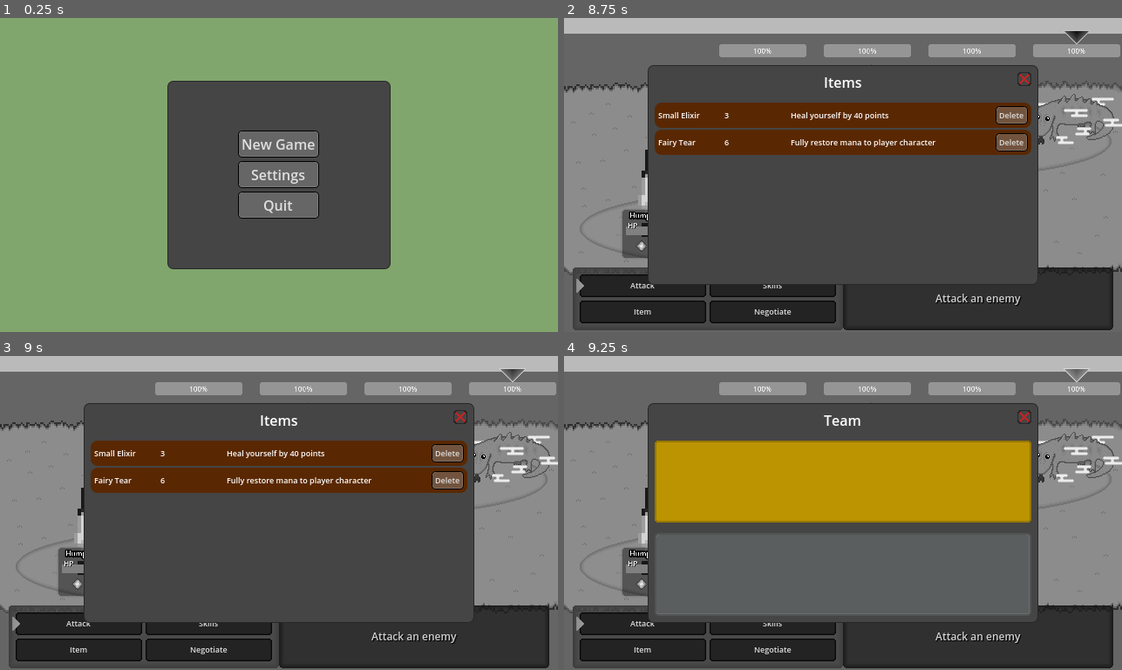
Above: before the commit, frames 1-4 (two rows, left to right).
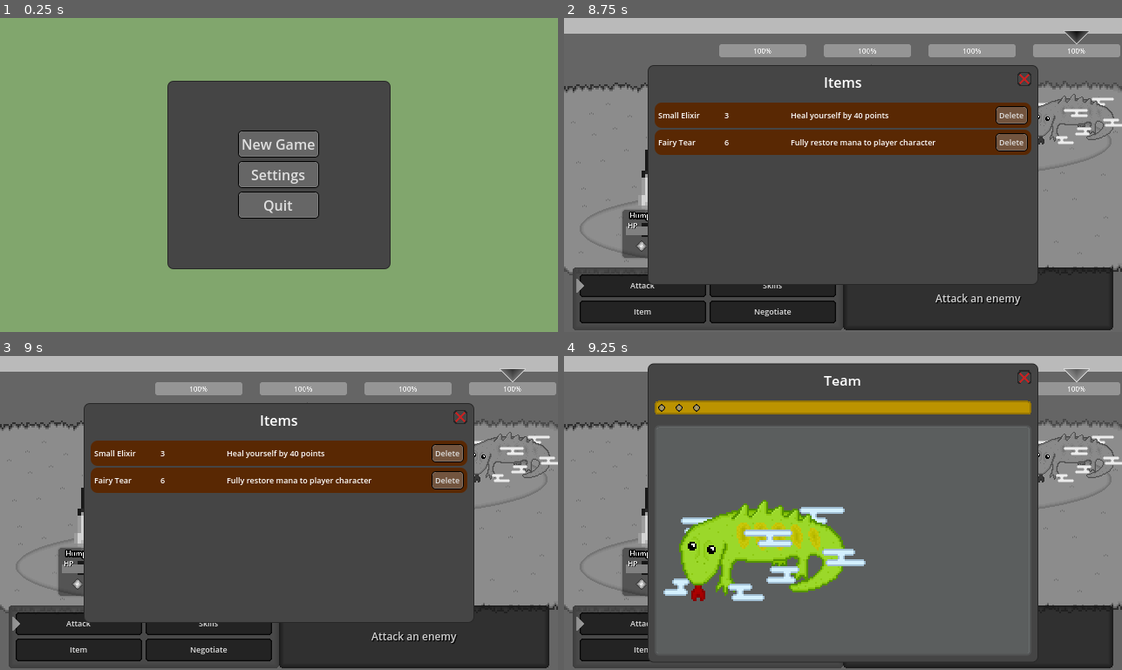
Above: after the commit, the same moments.

Repository: Willi-bot/GameProject
Game: Godot game, scene res://RootScene.tscn
The game is run twice, just before and just after one commit, with the same random seed, the same clock (stepped at 60 frames per second) and the same inputs.
Inputs (mouse positions are in pixels of both pictures, inside the frame that each line leads up to):
- Up to frame 1 (0.25 s): no input
- Up to frame 2 (8.75 s): click "New Game" at 0.5 s; click "Items" at 1.25 s; click "Team" at 2 s; click "Settings" at 2.75 s; tap Enter (Confirm) at 3.5 s; drag from (787, 187) to (971, 187) at 3.52 s; click (1077, 115) at 4.27 s; click "Attack" at 5 s; click "Skills" at 5.75 s; click "Item" at 6.5 s; click "Negotiate" at 7.25 s; drag from (731, 190) to (815, 237) at 8.02 s
- Up to frame 3 (9 s): move the mouse to (334, 443) at 8.77 s; hold D (Right) from 8.78 s (still down); hold Enter (Confirm) from 8.78 s (still down); click (334, 443) at 8.92 s
- Up to frame 4 (9.25 s): keep holding D (Right); keep holding Enter (Confirm); tap T (Team) at 9.05 s

Frames 1-3 are identical in both runs. In frame 4, 48% of the frame differs, in the area x 15-85%, y 2-98%.
Error before the commit: Invalid access to property or key 'front_texture' on a base object of type 'Resource (PlayerEntity)'. (res://scenes/overworld/team/team_menu.gd:21)

Commit message:
adjust structure of managers

Diff:
--- a/gameproject/Global.gd
+++ b/gameproject/Global.gd
@@ -21,7 +21,6 @@
 const SETTINGS_SCENE := preload("res://scenes/settings/settings.tscn")
 const MAIN_MENU_SCENE := preload("res://scenes/main_menu/main_menu.tscn")
 const OVERWORLD_SCENE := preload("res://scenes/overworld/overworld.tscn")
-
 
 # MISC
 @export var run_in_progress: bool = false
@@ -39,6 +38,10 @@
 var team_data: Array = []
 @export var team: Array[PlayerEntity]
 
+# PLAYER BENCH
+var bench_data: Array = []
+@export var bench: Array[PlayerEntity]
+
 # INVENTORY
 var inventory_data: Array
 @export var inventory: Array[Item]
@@ -49,6 +52,7 @@
 
 
 @export var bm: BattleManager = null
+@export var tm: TeamManager = preload("res://managers/team_manager.gd").new()
 
 
 func _process(delta: float) -> void:
@@ -90,7 +94,11 @@
 
 func start_new_run() -> void:
 	player_data = load_json("res://default_values/player.json")
-	team_data = load_json("res://default_values/team.json")
+
+	var team_json = load_json("res://default_values/team.json")
+	team_data = team_json["active"]
+	bench_data = team_json["bench"]
+
 	inventory_data = load_json("res://default_values/inventory.json")
 
 	instantiate_game()
@@ -102,6 +110,8 @@
 	overworld.generate_new_map()
 	overworld.show_map()
 
+	overworld_data = overworld.serialize()
+
 	get_tree().paused = false
 	run_in_progress = true
 
@@ -118,9 +128,13 @@
 
 
 func save_state() -> void:
-	var team_data = []
-	for team_member in team:
-		team_data.append(team_member.serialize())
+	var ally_data = {"active": [], "bench": []}
+	for t in team:
+		ally_data["active"].append(t.serialize())
+
+	for b in bench:
+		ally_data["bench"].append(b.serialize())
+
 
 	var items_data = []
 	for item in inventory:
@@ -128,7 +142,7 @@
 
 	var data = {
 		"player": player.serialize(),
-		"team": team_data,
+		"team": ally_data,
 		"inventory": items_data,
 		"overworld": overworld.serialize(),
 		"floors_climbed": floors_climbed,
@@ -153,7 +167,14 @@
 		return false
 
 	player_data = data["player"]
-	team_data = data["team"]
+
+	var entity_data = data["team"]
+	if !entity_data.has("active") or !entity_data.has("bench"):
+		print("Missing team data")
+		return false
+
+	team_data = data["team"]["active"]
+	bench_data = data["team"]["bench"]
 
 	elapsed_time = data["elapsed_time"]
 	gold = data["gold"]
@@ -196,11 +217,18 @@
 	player.deserialize(player_data)
 
 	team = []
+	bench = []
 
 	for member_data in team_data:
 		var member = PLAYER_ENTITY.new()
 		member.deserialize(member_data)
 		team.append(member)
+
+	for member_data in bench_data:
+		var member = PLAYER_ENTITY.new()
+		member.deserialize(member_data)
+		bench.append(member)
+
 
 
 func instantiate_inventory():
@@ -224,7 +252,6 @@
 
 	add_child(overworld)
 	overworld.hide_map()
-
 
 func _update_item_count(item) -> void:
 	item.count -= 1
--- a/gameproject/default_values/team.json
+++ b/gameproject/default_values/team.json
@@ -1,34 +1,60 @@
-[
-	{
-			"name": "Hazard",
-			"level": 1,
-			"current_exp": 0,
-			"max_hp": 20,
-			"current_hp": 20,
-			"max_mp": 5,
-			"current_mp": 5,
-			"mp_regen_rate": 1,
-			"strength": 1,
-			"intelligence": 2,
-			"agility": 3,
-			"luck": 1,
-			"skills": ["Sweep"],
-			"type": 1
-		},
-		{
-			"name": "Meanion",
-			"level": 1,
-			"current_exp": 0,
-			"max_hp": 20,
-			"current_hp": 20,
-			"max_mp": 5,
-			"current_mp": 5,
-			"mp_regen_rate": 1,
-			"strength": 1,
-			"intelligence": 2,
-			"agility": 3,
-			"luck": 1,
-			"skills": ["Heal"],
-			"type": 1
-		}
-]
+{
+   "active":[
+	  {
+		 "name":"Lonely Shadow",
+		 "level":1,
+		 "current_exp":0,
+		 "max_hp":20,
+		 "current_hp":20,
+		 "max_mp":5,
+		 "current_mp":5,
+		 "mp_regen_rate":1,
+		 "strength":1,
+		 "intelligence":2,
+		 "agility":3,
+		 "luck":1,
+		 "skills":[
+			"Heal"
+		 ],
+		 "type":1
+	  },
+	  {
+		 "name":"Meanion",
+		 "level":1,
+		 "current_exp":0,
+		 "max_hp":20,
+		 "current_hp":20,
+		 "max_mp":5,
+		 "current_mp":5,
+		 "mp_regen_rate":1,
+		 "strength":1,
+		 "intelligence":2,
+		 "agility":3,
+		 "luck":1,
+		 "skills":[
+			"Heal"
+		 ],
+		 "type":1
+	  }
+   ],
+   "bench":[
+	 {
+		 "name":"Hazard",
+		 "level":1,
+		 "current_exp":0,
+		 "max_hp":20,
+		 "current_hp":20,
+		 "max_mp":5,
+		 "current_mp":5,
+		 "mp_regen_rate":1,
+		 "strength":1,
+		 "intelligence":2,
+		 "agility":3,
+		 "luck":1,
+		 "skills":[
+			"Sweep"
+		 ],
+		 "type":1
+	  },
+   ]
+}
--- a/gameproject/entities/player_entity.gd
+++ b/gameproject/entities/player_entity.gd
@@ -3,6 +3,8 @@
 
 @export var current_exp : int
 @export var required_exp : int
+
+@export var front_texture: Texture
 
 signal level_changed
 
@@ -24,7 +26,7 @@
 	var sprite_name = format_string(name) if type != Type.PLAYER else "player"
 
 	texture = load(get_sprite_path(sprite_name, "back"))
-
+	front_texture = load(get_sprite_path(sprite_name, "front"))
 
 func assign_exp(exp: int) -> void:
 	print("Exp gained: ", exp)
--- a/gameproject/scenes/battle/managers/negotiation_manager.gd
+++ b/gameproject/managers/negotiation_manager.gd
@@ -5,15 +5,6 @@
 var negotiation: Negotiation
 var negotiation_chance: Dictionary = {}
 var negotiation_target: EnemyNode
-
-# Called when the node enters the scene tree for the first time.
-func _ready() -> void:
-	pass # Replace with function body.
-
-
-# Called every frame. 'delta' is the elapsed time since the previous frame.
-func _process(delta: float) -> void:
-	pass
 
 
 func prepare_negotiation() -> void:
--- /dev/null
+++ b/gameproject/managers/team_manager.gd
@@ -0,0 +1,9 @@
+extends Node
+class_name TeamManager
+
+func get_active_team():
+	return [Global.player] + Global.team
+
+
+func get_benched_team():
+	return Global.bench
--- a/gameproject/scenes/battle/battle.gd
+++ b/gameproject/scenes/battle/battle.gd
@@ -31,10 +31,10 @@
 @onready var victory_screen: VictoryScreen = $VictoryScreen
 @onready var defeat_screen: CanvasLayer = $DefeatScreen
 
-var em: EntityManager = preload("res://scenes/battle/managers/entity_manager.gd").new()
-var vm: VictoryManager = preload("res://scenes/battle/managers/victory_manager.gd").new()
-var nm: NegotiationManager = preload("res://scenes/battle/managers/negotiation_manager.gd").new()
-var im: InputManager = preload("res://scenes/battle/managers/input_manager.gd").new()
+var em: EntityManager = preload("res://managers/entity_manager.gd").new()
+var vm: VictoryManager = preload("res://managers/victory_manager.gd").new()
+var nm: NegotiationManager = preload("res://managers/negotiation_manager.gd").new()
+var im: InputManager = preload("res://managers/input_manager.gd").new()
 
 var enemy_scene = preload("res://entities/enemy/enemy.tscn")
 
--- /dev/null
+++ b/gameproject/scenes/overworld/team/active.gd
@@ -0,0 +1,7 @@
+extends TextureButton
+
+signal set_inactive()
+
+func _input(event: InputEvent) -> void:
+	if event.is_action_pressed("LeftMouse"):
+		print("Pressed left button")
--- /dev/null
+++ b/gameproject/scenes/overworld/team/active.tscn
@@ -0,0 +1,23 @@
+[gd_scene load_steps=2 format=3 uid="uid://c0pfp75dpttco"]
+
+[ext_resource type="Texture2D" uid="uid://chjiveiumyfuf" path="res://textures/entities/hazard_front.png" id="1_8y75c"]
+
+[node name="Control" type="Button"]
+offset_right = 8.0
+offset_bottom = 8.0
+
+[node name="TextureRect" type="TextureRect" parent="."]
+layout_mode = 1
+anchors_preset = 8
+anchor_left = 0.5
+anchor_top = 0.5
+anchor_right = 0.5
+anchor_bottom = 0.5
+offset_left = -128.0
+offset_top = -128.0
+offset_right = 128.0
+offset_bottom = 128.0
+grow_horizontal = 2
+grow_vertical = 2
+scale = Vector2(0.25, 0.25)
+texture = ExtResource("1_8y75c")
--- /dev/null
+++ b/gameproject/scenes/overworld/team/bench.tscn
@@ -0,0 +1,25 @@
+[gd_scene load_steps=5 format=3 uid="uid://b0hp1ja2ov46u"]
+
+[ext_resource type="Shader" path="res://shaders/sprite_grayscale.gdshader" id="1_14v5h"]
+[ext_resource type="Texture2D" uid="uid://chjiveiumyfuf" path="res://textures/entities/hazard_front.png" id="2_26kb6"]
+[ext_resource type="Script" path="res://scenes/overworld/team/active.gd" id="3_7aknq"]
+
+[sub_resource type="ShaderMaterial" id="ShaderMaterial_hs5rm"]
+shader = ExtResource("1_14v5h")
+shader_parameter/active = true
+shader_parameter/weighted = true
+
+[node name="Inactive" type="TextureButton"]
+material = SubResource("ShaderMaterial_hs5rm")
+anchors_preset = 13
+anchor_left = 0.5
+anchor_right = 0.5
+anchor_bottom = 1.0
+offset_left = -2.0
+offset_right = 358.0
+grow_horizontal = 2
+grow_vertical = 2
+size_flags_vertical = 3
+texture_normal = ExtResource("2_26kb6")
+stretch_mode = 4
+script = ExtResource("3_7aknq")
--- /dev/null
+++ b/gameproject/scenes/overworld/team/inactive.tscn
@@ -0,0 +1,23 @@
+[gd_scene load_steps=3 format=3 uid="uid://5c62tueqggms"]
+
+[ext_resource type="Script" path="res://scenes/overworld/team/active.gd" id="1_6jwsc"]
+[ext_resource type="Texture2D" uid="uid://chjiveiumyfuf" path="res://textures/entities/hazard_front.png" id="2_26kb6"]
+
+[node name="Button" type="TextureButton"]
+anchors_preset = 8
+anchor_left = 0.5
+anchor_top = 0.5
+anchor_right = 0.5
+anchor_bottom = 0.5
+offset_left = -320.0
+offset_top = -180.0
+offset_right = -64.0
+offset_bottom = 76.0
+grow_horizontal = 2
+grow_vertical = 2
+scale = Vector2(0.5, 0.5)
+size_flags_horizontal = 4
+size_flags_vertical = 8
+texture_normal = ExtResource("2_26kb6")
+stretch_mode = 3
+script = ExtResource("1_6jwsc")
--- a/gameproject/scenes/overworld/team/member_node.tscn
+++ /dev/null
@@ -1,33 +0,0 @@
-[gd_scene load_steps=5 format=3 uid="uid://c0pfp75dpttco"]
-
-[ext_resource type="Shader" path="res://shaders/sprite_grayscale.gdshader" id="1_2h076"]
-[ext_resource type="Texture2D" uid="uid://chjiveiumyfuf" path="res://textures/entities/hazard_front.png" id="1_8y75c"]
-
-[sub_resource type="StyleBoxFlat" id="StyleBoxFlat_nggx8"]
-border_width_left = 2
-border_width_top = 2
-border_width_right = 2
-border_width_bottom = 2
-
-[sub_resource type="ShaderMaterial" id="ShaderMaterial_58l3y"]
-shader = ExtResource("1_2h076")
-shader_parameter/active = false
-shader_parameter/weighted = true
-
-[node name="MemberNode" type="PanelContainer"]
-anchors_preset = 13
-anchor_left = 0.5
-anchor_right = 0.5
-anchor_bottom = 1.0
-offset_left = -2.0
-offset_right = 2.0
-grow_horizontal = 2
-grow_vertical = 2
-size_flags_vertical = 3
-theme_override_styles/panel = SubResource("StyleBoxFlat_nggx8")
-
-[node name="Sprite" type="TextureRect" parent="."]
-material = SubResource("ShaderMaterial_58l3y")
-layout_mode = 2
-texture = ExtResource("1_8y75c")
-expand_mode = 2
--- a/gameproject/scenes/overworld/team/team_menu.gd
+++ b/gameproject/scenes/overworld/team/team_menu.gd
@@ -2,29 +2,35 @@
 
 @onready var active_bench: HBoxContainer = $Container/Rows/Active/Members
 @onready var inactive_bench: HBoxContainer = $Container/Rows/Inactive/Members
-@onready var member_node: PackedScene = preload("res://scenes/overworld/team/member_node.tscn")
+@onready var active: PackedScene = preload("res://scenes/overworld/team/active.tscn")
+@onready var inactive: PackedScene = preload("res://scenes/overworld/team/inactive.tscn")
+
 
 func resume() -> void:
 	clear_benches()
 
 
 func pause() -> void:
-	populate_bench(active_bench, true, Global.team + Global.team)
-	populate_bench(inactive_bench, false, Global.team)
+	populate_active(Global.tm.get_active_team())
+	populate_inactive(Global.tm.get_benched_team())
 
 
-func populate_bench(bench: HBoxContainer, active: bool, team: Array[PlayerEntity]) -> void:
+func populate_active(team: Array):
 	for entity in team:
-		var new_member := member_node.instantiate() as PanelContainer
-		var texture_rect := new_member.get_node("Sprite") as TextureRect
+		active_bench.add_child(get_instance(entity, active))
 
-		texture_rect.texture = entity.front_texture
 
-		var shader_material := texture_rect.material.duplicate()
-		shader_material.set_shader_parameter("active", !active)
-		texture_rect.material = shader_material
+func populate_inactive(bench: Array):
+	for entity in bench:
+		inactive_bench.add_child(get_instance(entity, inactive))
 
-		bench.add_child(new_member)
+
+func get_instance(entity: PlayerEntity, node: PackedScene):
+	var scene = node.instantiate()
+
+	#scene.texture_normal = entity.front_texture
+	return scene
+
 
 func clear_benches() -> void:
 	for child in active_bench.get_children() + inactive_bench.get_children():
--- a/gameproject/scenes/overworld/team/team_menu.tscn
+++ b/gameproject/scenes/overworld/team/team_menu.tscn
@@ -100,7 +100,6 @@
 
 [node name="Members" type="HBoxContainer" parent="Container/Rows/Active"]
 layout_mode = 2
-size_flags_horizontal = 4
 size_flags_vertical = 3
 theme_override_constants/separation = 12
 
@@ -111,7 +110,6 @@
 
 [node name="Members" type="HBoxContainer" parent="Container/Rows/Inactive"]
 layout_mode = 2
-size_flags_horizontal = 4
 size_flags_vertical = 3
 theme_override_constants/separation = 12
 
Renamed: gameproject/scenes/battle/managers/entity_manager.gd -> gameproject/managers/entity_manager.gd
Renamed: gameproject/scenes/battle/managers/input_manager.gd -> gameproject/managers/input_manager.gd
Renamed: gameproject/scenes/battle/managers/victory_manager.gd -> gameproject/managers/victory_manager.gd
